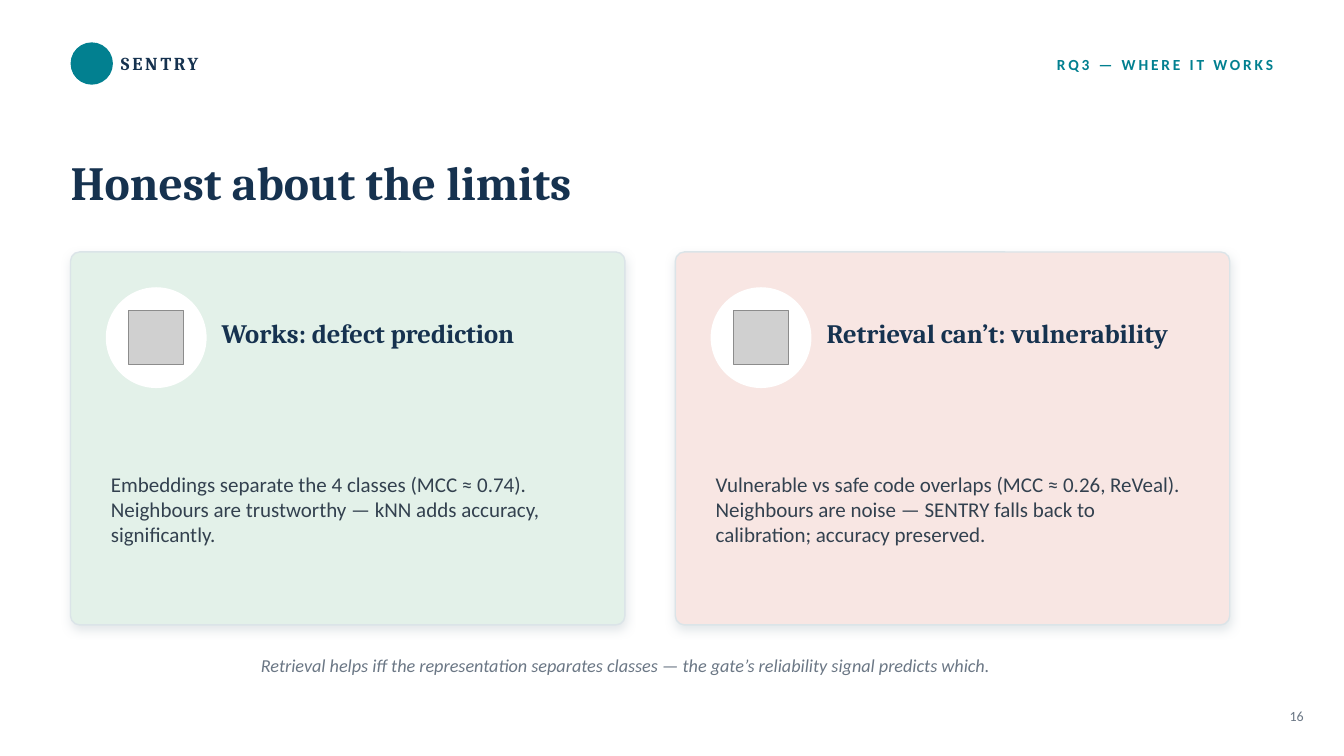
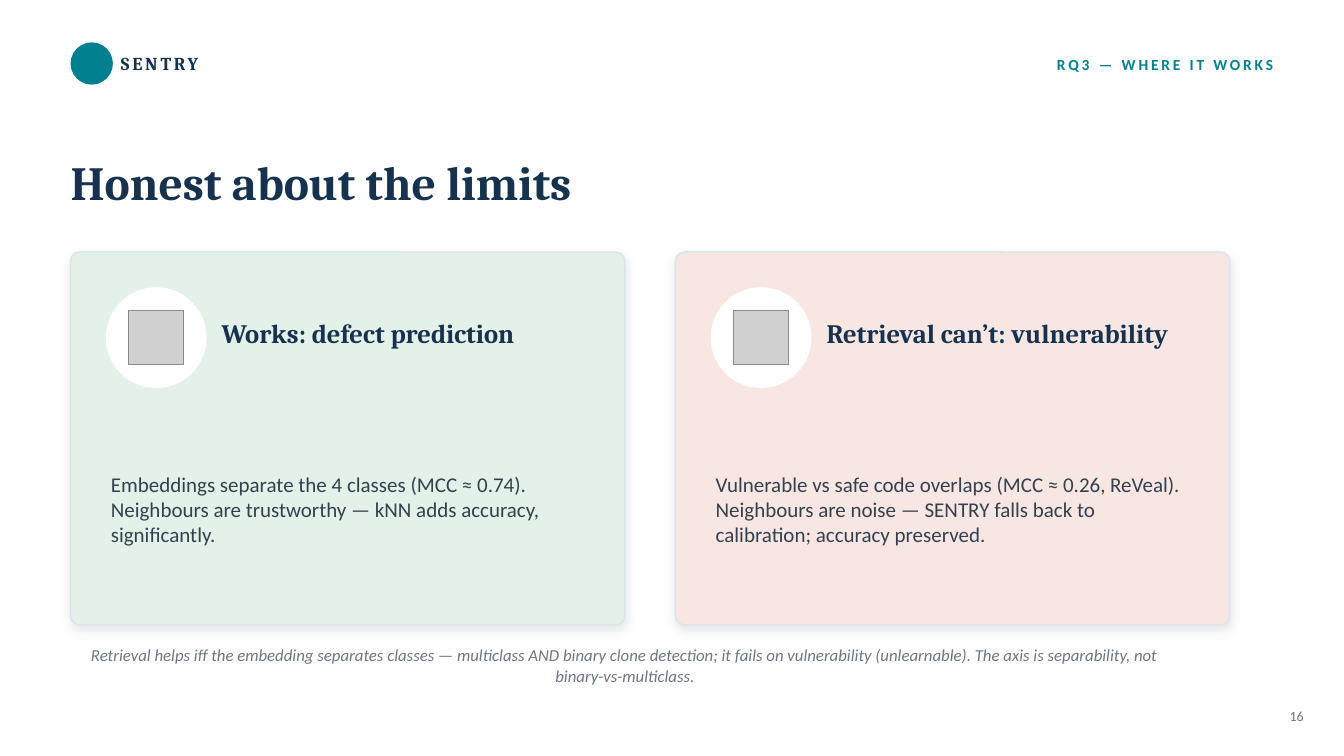
Before and after one commit to jsureka/SENTRY, a slide deck: slide 16 of presentation/SENTRY_results_discussion.pptx. Drawn at 1344x756 pixels with LibreOffice and Linux fonts; fonts in the diff are those of the drawing; grey boxes stand for pictures; background and template pictures are left out. Boxes give left, top, right and bottom in pixels: in the first picture for what was removed or moved away, otherwise in the second. Text is boxed around its words. In the diff, an @@ line names an element or a change of style, - is before the commit and + after.

Commit message:
Reframe SENTRY as a training-free reliability framework; clean repo for submission
Reliability-framework framing (calibration on every task; accuracy+calibration
together on separable tasks; selective abstention; never-harm fallback), with the
separability characterisation as the scope of when retrieval engages.

- analysis/: study + comparison scripts over frozen embeddings (7 datasets x 4
  encoders) incl. BigCloneBench clone-detection control.
- kNN-Prediction/: grid drivers (run_grid, methods_grid, embed_clone); fix
  knn_predictor neighbour-count bug for small datastores.
- Docs: README, RELATED_WORK, VERIFIED_RESULTS, REPRODUCE, FINAL_VERDICT and the
  Results & Analysis chapter updated to corrected, verified numbers.
- Remove unused spt_simulator/spt_data, dead aggregate.py, superseded plan doc;
  gitignore regenerable embedding caches.

```diff
--- a/presentation/SENTRY_results_discussion.pptx
+++ b/presentation/SENTRY_results_discussion.pptx
@@ text at [91,649,1157,685]: text changed; size 13 to 12 pt @@
-Retrieval helps iff the representation separates classes — the gate’s reliability signal predicts which.
+Retrieval helps iff the embedding separates classes — multiclass AND binary clone detection; it fails on vulnerability (unlearnable). The axis is separability, not binary-vs-multiclass.
```
Also in this commit, not shown: 2 other slides changed, 59 other files.
